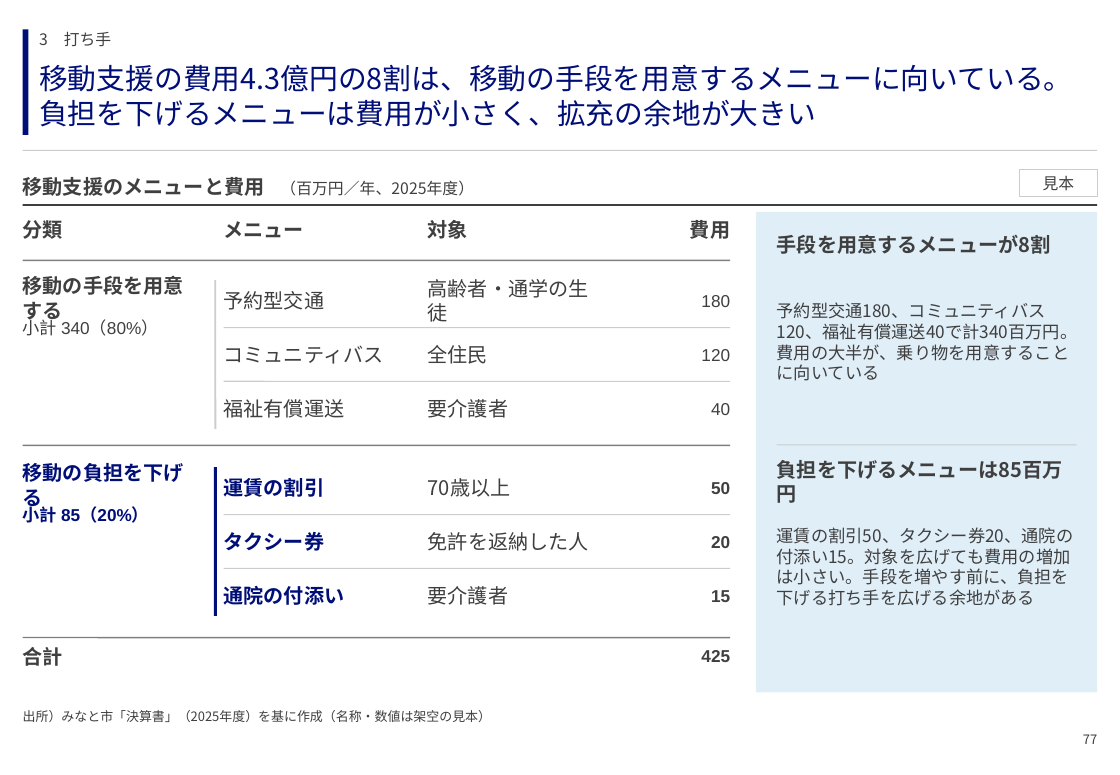
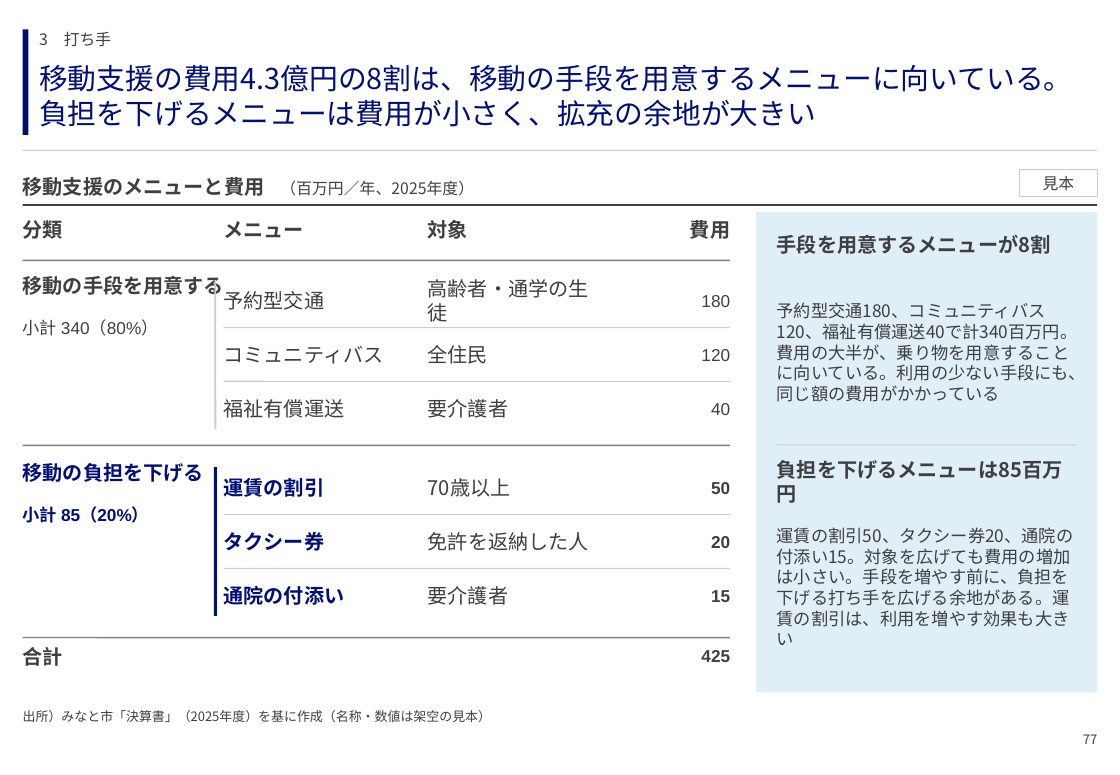
Before and after one commit to GontaHH/slide_builder, a slide deck: slide 77 of patterns/pattern-deck.pptx. Drawn at 1120x775 pixels with LibreOffice and Linux fonts; fonts in the diff are those of the drawing. Boxes give left, top, right and bottom in pixels: in the first picture for what was removed or moved away, otherwise in the second. Text is boxed around its words. In the diff, an @@ line names an element or a change of style, - is before the commit and + after.

```diff
--- a/patterns/pattern-deck.pptx
+++ b/patterns/pattern-deck.pptx
@@ text "移動の手段を用意する" rewrapped from (23,275,184,324) to (23,275,224,300) @@
@@ text at (777,302,1086,402): text changed @@
-予約型交通180、コミュニティバス120、福祉有償運送40で計340百万円。費用の大半が、乗り物を用意することに向いている
+予約型交通180、コミュニティバス120、福祉有償運送40で計340百万円。費用の大半が、乗り物を用意することに向いている。利用の少ない手段にも、同じ額の費用がかかっている
@@ text "移動の負担を下げる" rewrapped from (23,463,184,511) to (23,463,204,482) @@
@@ text at (777,527,1074,645): text changed @@
-運賃の割引50、タクシー券20、通院の付添い15。対象を広げても費用の増加は小さい。手段を増やす前に、負担を下げる打ち手を広げる余地がある
+運賃の割引50、タクシー券20、通院の付添い15。対象を広げても費用の増加は小さい。手段を増やす前に、負担を下げる打ち手を広げる余地がある。運賃の割引は、利用を増やす効果も大きい
```
Also in this commit, not shown: 40 other slides changed, 11 other files.
